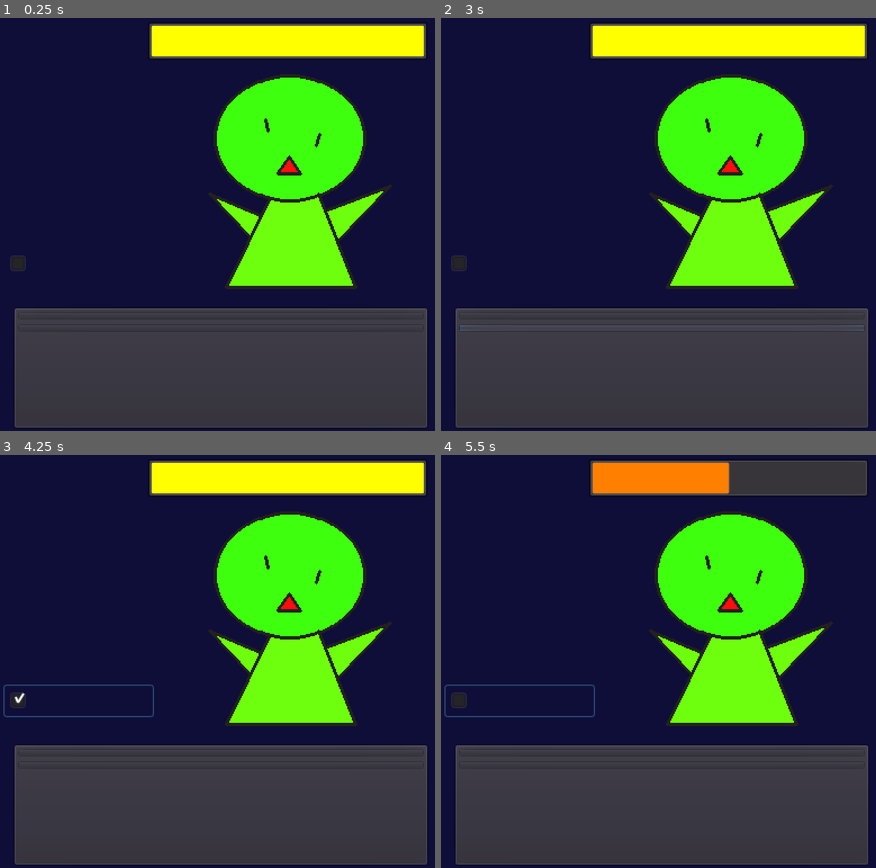
Above: before the commit, frames 1-4 (two rows, left to right).
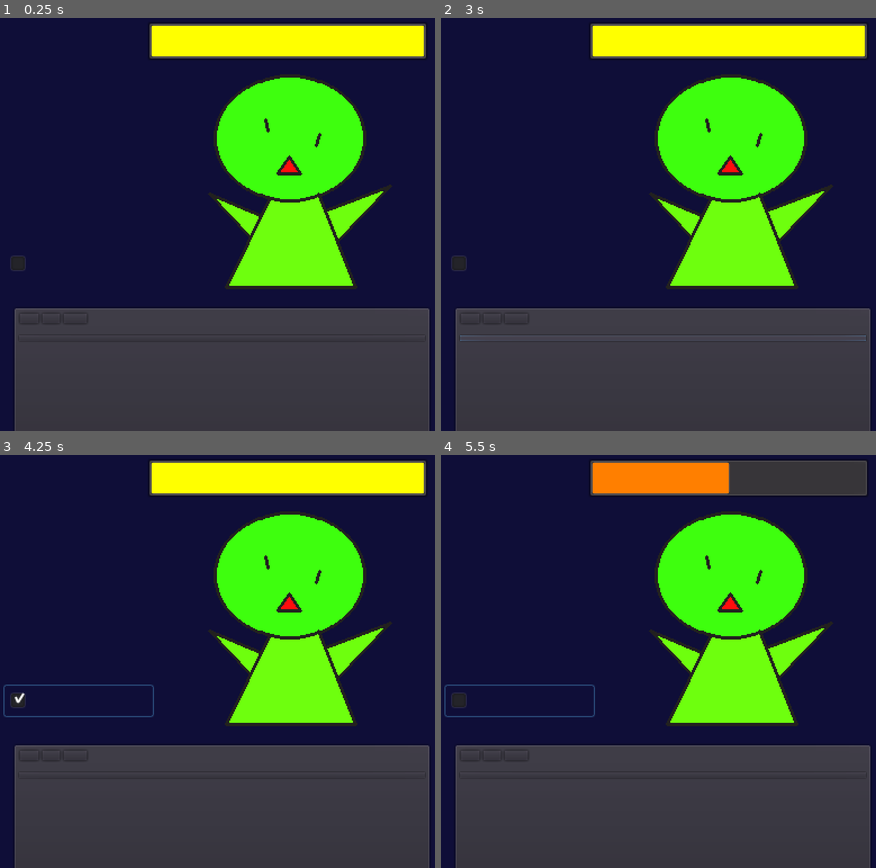
Above: after the commit, the same moments.

Repository: Yu-Channel/Simple-clicker
Game: Godot game, scene res://scene/Main.tscn
The game is run twice, just before and just after one commit, with the same random seed, the same clock (stepped at 60 frames per second) and the same inputs.
Inputs (mouse positions are in pixels of both pictures, inside the frame that each line leads up to):
- Up to frame 1 (0.25 s): no input
- Up to frame 2 (3 s): click "Power +1(1)" (after the commit: "Power(x)") at 0.5 s; click (471, 319) at 1.25 s, where only the run after the commit has a clickable "x100"; click (493, 319) at 2 s, where only the run after the commit has a clickable "x10"; click "AutoPower +1(0)" (after the commit: "AutoPower(x)") at 2.75 s
- Up to frame 3 (4.25 s): click "ボス前周回モード" at 3.5 s
- Up to frame 4 (5.5 s): tap Enter at 4.25 s; drag from (728, 599) to (702, 545) at 4.27 s; drag from (567, 665) to (728, 599) at 5.02 s

The runs differ from the first frame. In frame 1, 0.9% of the frame differs, in the area x 3-99%, y 70-100%; in frame 2, 1.0%; in frame 3, 0.9%; in frame 4, 0.9%.
Error after the commit: Invalid set index 'text' (on base: 'null instance') with value of type 'String'. (res://scripts/Main.gd:155)

Commit message:
クリック攻撃力用のボタンを追加

Diff:
--- a/scene/Main.tscn
+++ b/scene/Main.tscn
@@ -22,6 +22,14 @@
 outline_color = Color( 0.0784314, 0.0784314, 0.0784314, 1 )
 font_data = ExtResource( 2 )
 
+[sub_resource type="DynamicFont" id=13]
+size = 13
+font_data = ExtResource( 2 )
+
+[sub_resource type="DynamicFont" id=14]
+size = 13
+font_data = ExtResource( 2 )
+
 [sub_resource type="DynamicFont" id=5]
 use_filter = true
 extra_spacing_top = -3
@@ -126,49 +134,72 @@
 [node name="ButtonUI" type="PanelContainer" parent="GUI"]
 margin_left = 17.0
 margin_top = 289.0
-margin_right = 388.0
-margin_bottom = 399.0
-__meta__ = {
-"_edit_group_": true,
+margin_right = 390.0
+margin_bottom = 409.0
+__meta__ = {
 "_editor_description_": "button用のノード"
 }
 
 [node name="VBox" type="VBoxContainer" parent="GUI/ButtonUI"]
 margin_left = 7.0
 margin_top = 7.0
-margin_right = 364.0
-margin_bottom = 103.0
-
-[node name="PowerButton" type="Button" parent="GUI/ButtonUI/VBox"]
-margin_right = 357.0
+margin_right = 366.0
+margin_bottom = 113.0
+
+[node name="HBoxPower" type="HBoxContainer" parent="GUI/ButtonUI/VBox"]
+margin_right = 359.0
+margin_bottom = 25.0
+
+[node name="PowerButtonX10" type="Button" parent="GUI/ButtonUI/VBox/HBoxPower"]
+margin_right = 40.0
+margin_bottom = 25.0
+custom_fonts/font = SubResource( 13 )
+text = "x100"
+
+[node name="PowerButtonX100" type="Button" parent="GUI/ButtonUI/VBox/HBoxPower"]
+margin_left = 44.0
+margin_right = 77.0
+margin_bottom = 25.0
+custom_fonts/font = SubResource( 14 )
+text = "x10"
+
+[node name="PowerButton" type="Button" parent="GUI/ButtonUI/VBox/HBoxPower"]
+margin_left = 81.0
+margin_right = 157.0
 margin_bottom = 25.0
 custom_fonts/font = SubResource( 5 )
 text = "Power(x)"
 
-[node name="PowerButtonLabel" type="Label" parent="GUI/ButtonUI/VBox"]
-margin_top = 29.0
-margin_right = 357.0
-margin_bottom = 46.0
+[node name="PowerButtonLabel" type="Label" parent="GUI/ButtonUI/VBox/HBoxPower"]
+margin_left = 161.0
+margin_top = 4.0
+margin_right = 241.0
+margin_bottom = 21.0
 custom_fonts/font = SubResource( 1 )
 text = "Money x100"
 align = 1
 valign = 1
 
+[node name="HBoxContainer" type="HBoxContainer" parent="GUI/ButtonUI/VBox"]
+margin_top = 29.0
+margin_right = 359.0
+margin_bottom = 29.0
+
+[node name="AutoPowerButtonLabel" type="Label" parent="GUI/ButtonUI/VBox"]
+margin_top = 33.0
+margin_right = 359.0
+margin_bottom = 50.0
+custom_fonts/font = SubResource( 1 )
+text = "Money x100"
+align = 1
+valign = 1
+
 [node name="AutoPowerButton" type="Button" parent="GUI/ButtonUI/VBox"]
-margin_top = 50.0
-margin_right = 357.0
-margin_bottom = 75.0
+margin_top = 54.0
+margin_right = 359.0
+margin_bottom = 79.0
 custom_fonts/font = SubResource( 5 )
 text = "AutoPower(x)"
-
-[node name="AutoPowerButtonLabel" type="Label" parent="GUI/ButtonUI/VBox"]
-margin_top = 79.0
-margin_right = 357.0
-margin_bottom = 96.0
-custom_fonts/font = SubResource( 1 )
-text = "Money x100"
-align = 1
-valign = 1
 
 [node name="FarmModeCheckBox" type="CheckBox" parent="GUI"]
 margin_left = 10.0
@@ -271,5 +302,7 @@
 align = 1
 valign = 1
 
-[connection signal="pressed" from="GUI/ButtonUI/VBox/PowerButton" to="." method="_on_PowerButton_pressed"]
+[connection signal="pressed" from="GUI/ButtonUI/VBox/HBoxPower/PowerButtonX10" to="." method="_on_PowerButtonX10_pressed"]
+[connection signal="pressed" from="GUI/ButtonUI/VBox/HBoxPower/PowerButtonX100" to="." method="_on_PowerButtonX100_pressed"]
+[connection signal="pressed" from="GUI/ButtonUI/VBox/HBoxPower/PowerButton" to="." method="_on_PowerButton_pressed"]
 [connection signal="pressed" from="GUI/ButtonUI/VBox/AutoPowerButton" to="." method="_on_AutoPowerButton_pressed"]
Not shown: 1 places in scene/Main.tscn that only renumber resources
